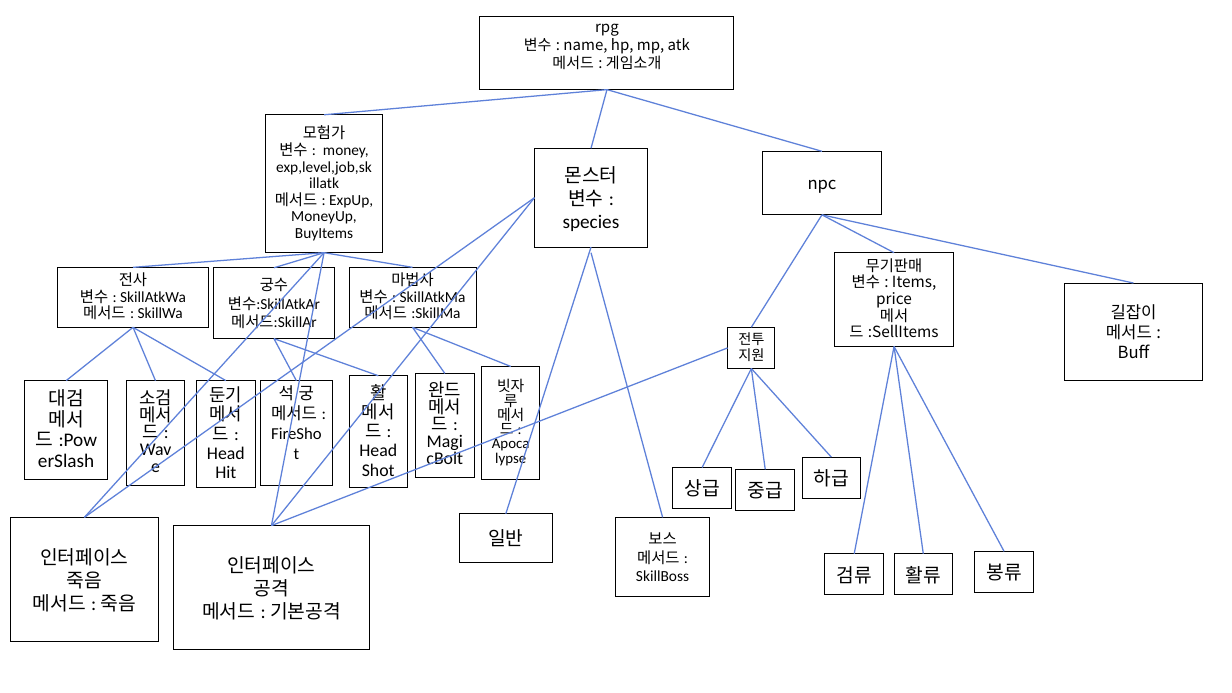
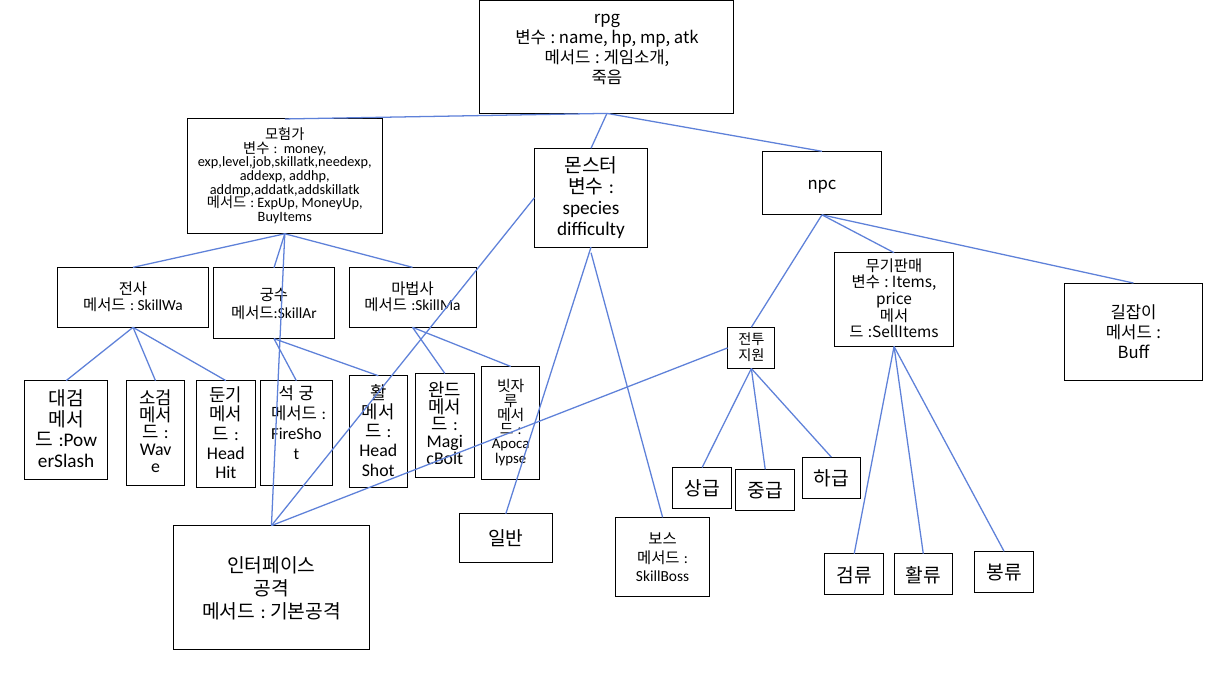
Before and after one commit to Nahoyoung146/javappt, a slide deck: slide 1 of 자바 프로젝트.pptx. Drawn at 1232x693 pixels with LibreOffice and Linux fonts; fonts in the diff are those of the drawing. Boxes give left, top, right and bottom in pixels: in the first picture for what was removed or moved away, otherwise in the second. Text is boxed around its words. In the diff, an @@ line names an element or a change of style, - is before the commit and + after.

Commit message:
ppt수정

```diff
--- a/자바 프로젝트.pptx
+++ b/자바 프로젝트.pptx
@@ title "rpg 변수 : name, hp, ..." resized from (x1=480, y1=17, x2=734, y2=90) to (x1=480, y1=0, x2=734, y2=114) @@
@@ title at (x1=515, y1=13, x2=699, y2=85): text changed; size 11.7 to 13 pt @@
-rpg
-변수 : name, hp, mp, atk
-메서드 : 게임소개
+rpg
+변수 : name, hp, mp, atk
+메서드 : 게임소개,
+죽음
@@ rectangle "모험가" resized from (x1=265, y1=115, x2=383, y2=252) to (x1=187, y1=119, x2=383, y2=234) @@
@@ line moved from (607, 90) - (324, 115) to (607, 114) - (285, 119) @@
@@ line moved from (607, 90) - (592, 148) to (607, 114) - (592, 148) @@
@@ line moved from (607, 90) - (823, 152) to (607, 114) - (823, 152) @@
@@ text in rectangle at (x1=198, y1=141, x2=372, y2=198): text changed; size 12 to 11.1 pt @@
-변수 : money, exp,level,job,skillatk
+변수 : money, exp,level,job,skillatk,needexp,addexp, addhp,
+addmp,addatk,addskillatk
@@ text in rectangle at (x1=207, y1=127, x2=363, y2=224): size 12 to 11.1 pt in "모험가", "메서드 : ExpUp, MoneyUp, BuyItems"; line spacing 0.9 to 0.8 @@
@@ text in rectangle at (x1=563, y1=156, x2=620, y2=217): line spacing 1 to 0.9 @@
@@ line removed from (84, 518) to (534, 198) @@
@@ line moved from (324, 252) - (133, 267) to (285, 234) - (133, 267) @@
@@ line moved from (324, 252) - (272, 526) to (285, 234) - (272, 526) @@
@@ line moved from (324, 252) - (274, 268) to (285, 234) - (274, 268) @@
@@ line moved from (324, 252) - (412, 267) to (285, 234) - (412, 267) @@
@@ text in rectangle at (x1=557, y1=221, x2=625, y2=238): paragraph added @@
+difficulty
@@ line removed from (324, 252) to (84, 518) @@
@@ text in rectangle at (x1=80, y1=289, x2=186, y2=307): paragraph removed @@
-변수 : SkillAtkWa
@@ text in rectangle at (x1=228, y1=294, x2=320, y2=314): paragraph removed @@
-변수:SkillAtkAr
@@ text in rectangle at (x1=359, y1=289, x2=466, y2=307): paragraph removed @@
-변수 : SkillAtkMa
@@ rectangle removed at (x1=10, y1=518, x2=158, y2=641) @@
-인터페이스
-죽음
-메서드 : 죽음
```
